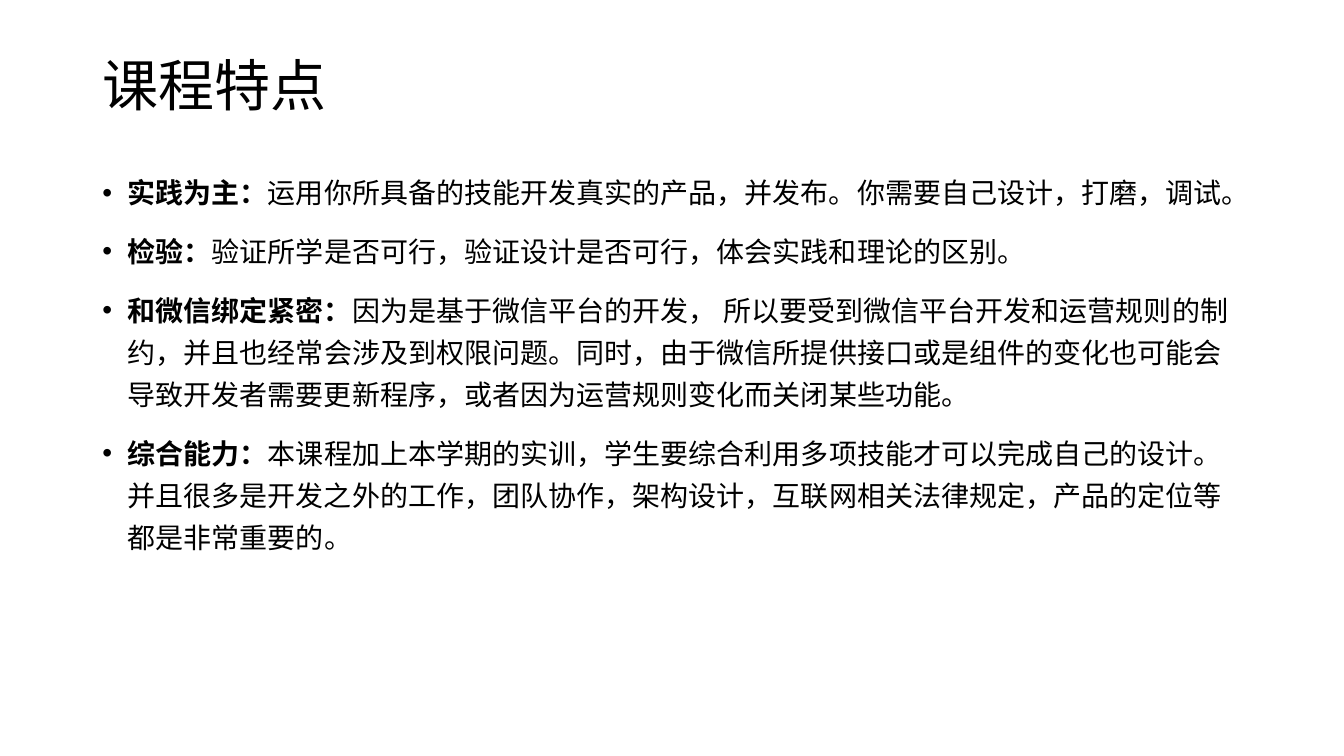
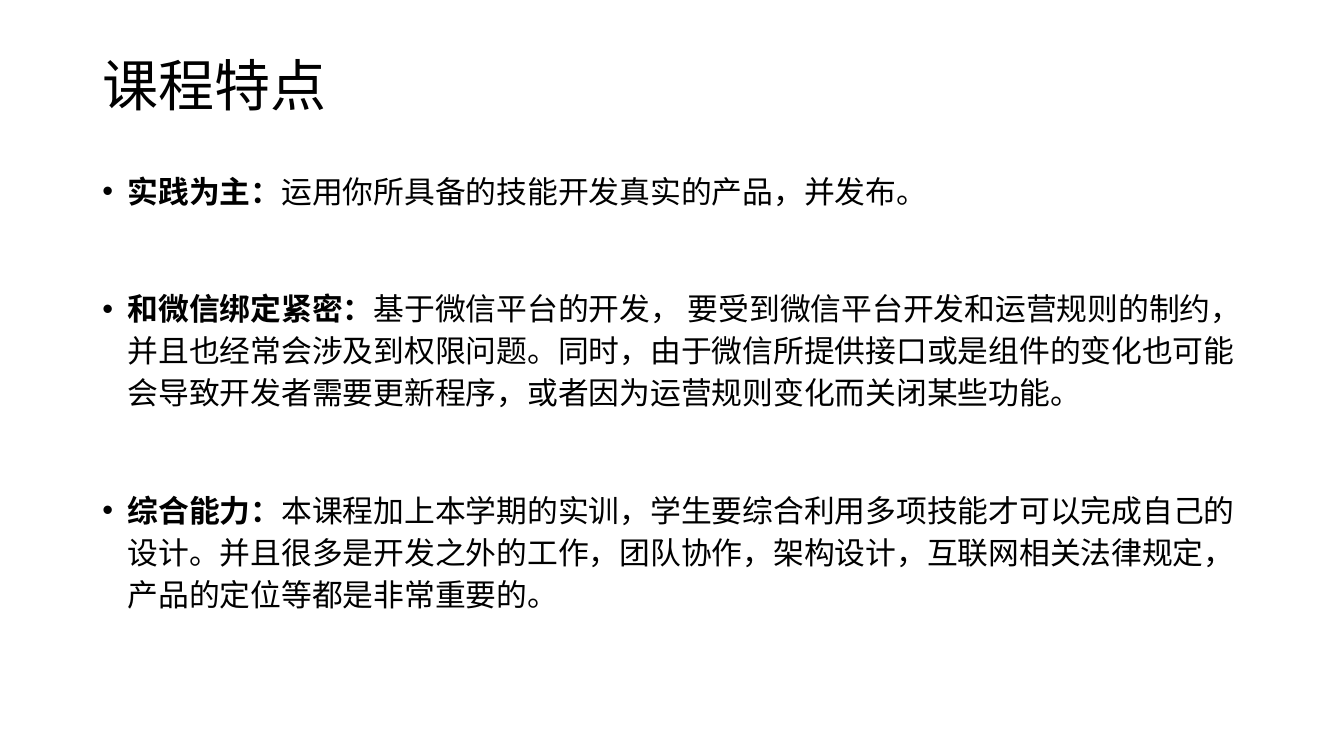
Before and after one commit to edu2act/course-wechat-and-miniprogram, a slide deck: slide 5 of materials/ch01/ch01-课程简介和准备工作.pptx. Drawn at 1344x756 pixels with LibreOffice and Linux fonts; fonts in the diff are those of the drawing. Boxes give left, top, right and bottom in pixels: in the first picture for what was removed or moved away, otherwise in the second. Text is boxed around its words. In the diff, an @@ line names an element or a change of style, - is before the commit and + after.

```diff
--- a/materials/ch01/ch01-课程简介和准备工作.pptx
+++ b/materials/ch01/ch01-课程简介和准备工作.pptx
@@ text at bbox=[128, 176, 1241, 407]: text changed; size 20 to 22 pt @@
-• 实践为主：运用你所具备的技能开发真实的产品，并发布。你需要自己设计，打磨，调试。
-• 检验：验证所学是否可行，验证设计是否可行，体会实践和理论的区别。
-• 和微信绑定紧密：因为是基于微信平台的开发， 所以要受到微信平台开发和运营规则的制约，并且也经常会涉及到权限问题。同时，由于微信所提供接口或是组件的变化也可能会导致开发者需要更新程序，或者因为运营规则变化而关闭某些功能。
+• 实践为主：运用你所具备的技能开发真实的产品，并发布。
+• 和微信绑定紧密：基于微信平台的开发， 要受到微信平台开发和运营规则的制约，并且也经常会涉及到权限问题。同时，由于微信所提供接口或是组件的变化也可能会导致开发者需要更新程序，或者因为运营规则变化而关闭某些功能。
@@ text at bbox=[128, 495, 1235, 609]: size 20 to 22 pt in "综合能力：本课程加上本学期的实训，学生要综合利用多项技能才可以完成自己的设计。并且很多是开发之外的工作，团队协作，架构设 ..." @@
```
Also in this commit, not shown: 5 other slides changed, 9 slides added, 1 slide removed, 18 other files.
